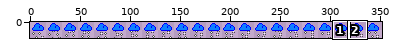
Sprite sheet, stored at bindings/python/samples/weathericons/mick111/snow.png. Above: a wide view before the commit, with the close-up outlined.
Close-up. Before the edit:
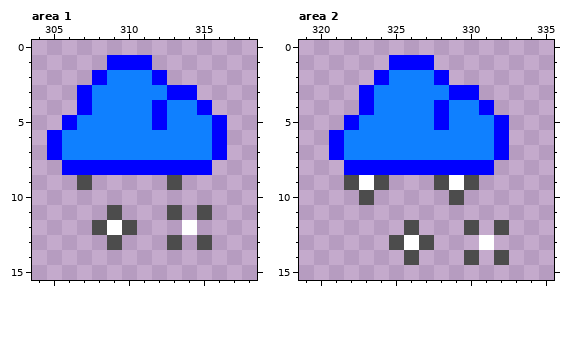
The file is 352x16 pixels. Shown: area 1: x 304..318, y 0..15; area 2: x 319..335, y 0..15. The commit also changed other parts of the picture, which this record leaves out.
Now the later version:
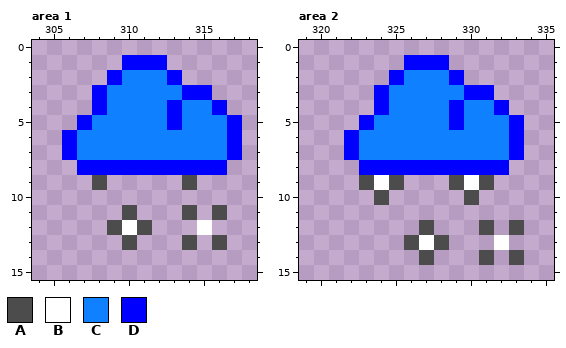
Palette (. is transparent): A #4c4c4c  B #ffffff  C #0f80ff  D #0000ff
Difference:
Area 1:
Colour A is added in row 9 at x 308 and 314; in row 11 at x 310, 314 and 316; in row 12 at x 311; in row 13 at x 310, 314 and 316.
Colour A replaces colour B in row 12 at x 309.
Colour B is added in row 12 at x 315.
Colour B replaces colour A in row 12 at x 310.
Colour C replaces colour D in row 2 at x 312; in row 3 at x 313; in row 4 at x 312 and 315; in row 5 at x 312 and 316; in rows 6 to 7 at x 316.
Colour D is added in row 1 at x 312; in row 2 at x 313; in row 3 at x 315; in row 4 at x 316; in rows 5 to 7 at x 317; in row 8 at x 316.
Colour D replaces colour C in row 2 at x 309; in row 3 at x 308; in row 4 at x 308 and 313; in row 5 at x 307 and 313; in rows 6 to 7 at x 306.
Colour A is removed in row 9 at x 307 and 313; in row 11 at x 309, 313 and 315; in row 12 at x 308; in row 13 at x 309, 313 and 315.
Colour B is removed in row 12 at x 314.
Colour D is removed in row 1 at x 309; in row 2 at x 308; in rows 3 to 4 at x 307; in row 5 at x 306; in rows 6 to 7 at x 305; in row 8 at x 306.
Area 2:
Colour A is added in row 9 at x 325 and 331; in row 10 at x 324 and 330; in row 12 at x 327, 331 and 333; in row 13 at x 328; in row 14 at x 327, 331 and 333.
Colour A replaces colour B in row 9 at x 323 and 329; in row 13 at x 326.
Colour B is added in row 13 at x 332.
Colour B replaces colour A in row 9 at x 324 and 330; in row 13 at x 327.
Colour C replaces colour D in row 2 at x 328; in row 3 at x 329; in row 4 at x 328 and 331; in row 5 at x 328 and 332; in rows 6 to 7 at x 332.
Colour D is added in row 1 at x 328; in row 2 at x 329; in row 3 at x 331; in row 4 at x 332; in rows 5 to 7 at x 333; in row 8 at x 332.
Colour D replaces colour C in row 2 at x 325; in row 3 at x 324; in row 4 at x 324 and 329; in row 5 at x 323 and 329; in rows 6 to 7 at x 322.
Colour A is removed in row 9 at x 322 and 328; in row 10 at x 323 and 329; in row 12 at x 326, 330 and 332; in row 13 at x 325; in row 14 at x 326, 330 and 332.
Colour B is removed in row 13 at x 331.
Colour D is removed in row 1 at x 325; in row 2 at x 324; in rows 3 to 4 at x 323; in row 5 at x 322; in rows 6 to 7 at x 321; in row 8 at x 322.
Pixel boxes of the changes (left, top, right, bottom) in both close-ups:
changed: (47, 55, 242, 250)
changed: (329, 55, 524, 265)
